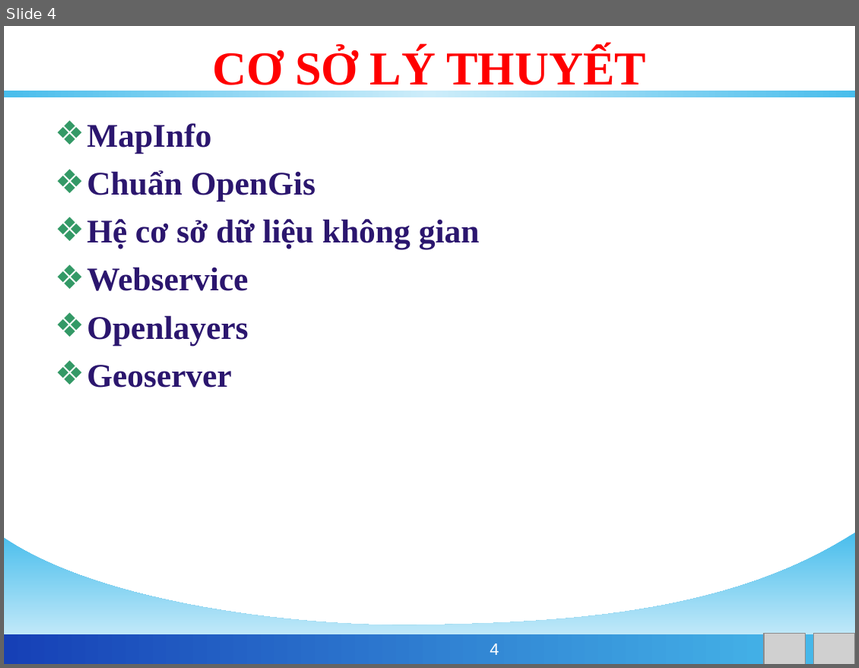
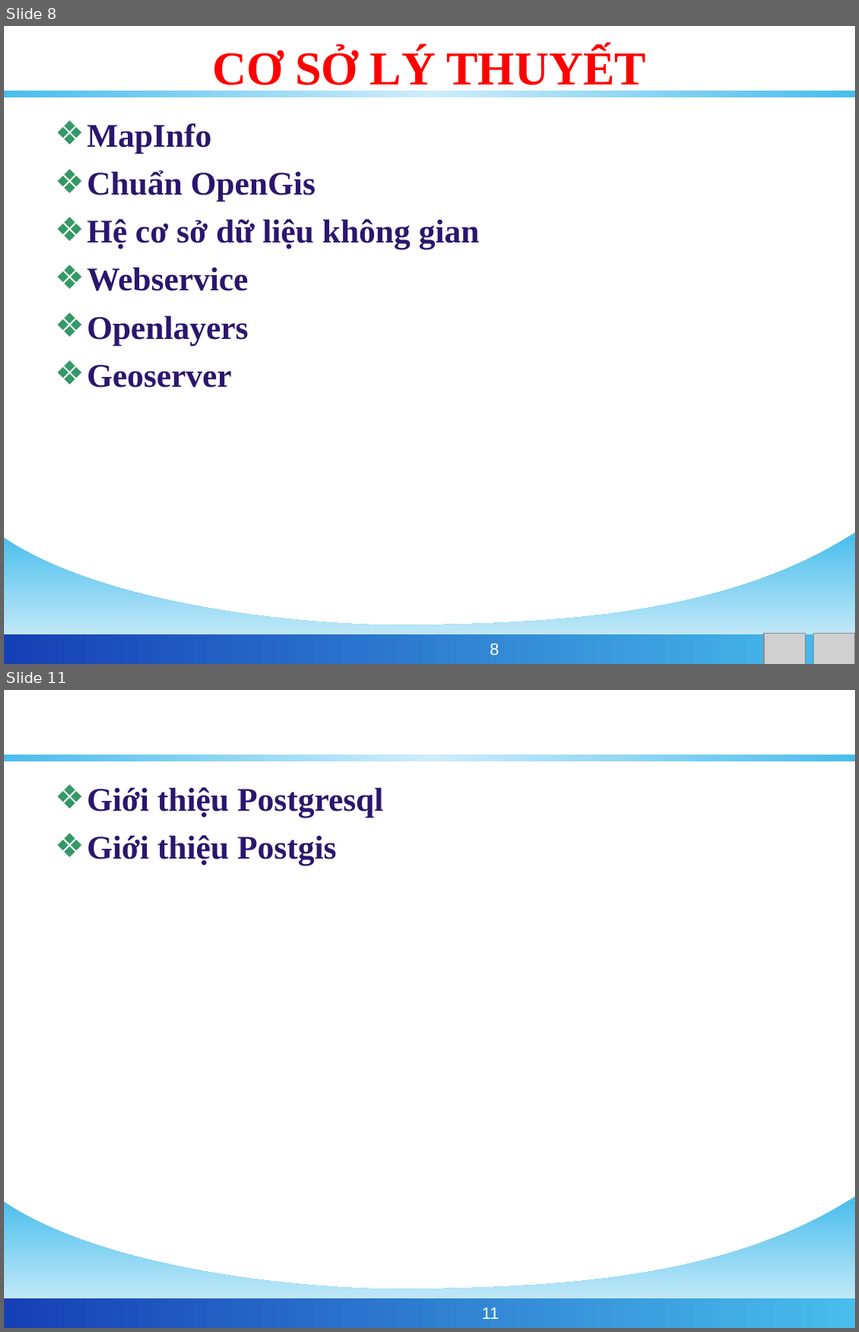
Before and after one commit to phamngsinh/cantho-webgis, a slide deck: Document/Bao Cao/BaoCaoLuanVan.ppt. Shown one above the other, each under a label of ours: slide 4 before the commit, slides 8 and 11 after it; the slides between them are not shown. The pictures are 859x668 and 859x1332 pixels, drawn with LibreOffice and Linux fonts; fonts in the diff are those of the drawing; grey boxes stand for pictures; background and template pictures are left out. Boxes give left, top, right and bottom in pixels: in the first picture for what was removed or moved away, otherwise in the second. Text is boxed around its words. In the diff, an @@ line names an element or a change of style, - is before the commit and + after.

```diff
--- a/Document/Bao Cao/BaoCaoLuanVan.ppt
+++ b/Document/Bao Cao/BaoCaoLuanVan.ppt
@@ slide 11 added at <box>4,690,855,1328</box>, background #FFFFFF; not listed: 3 template elements that a slide beside it also shows @@
@@ title added at <box>47,704,813,756</box>, 32 pt, text #FFFFFF, bold @@
+POSTGIS
@@ text added at <box>87,787,383,866</box>, 28 pt, text #2B166E, bold @@
+❖ Giới thiệu Postgresql
+❖ Giới thiệu Postgis
@@ page number added at <box>482,1308,500,1319</box>, 14 pt, text #FFFFFF @@
+11
@@ what was slide 4 is now slide 8 @@
@@ page number at <box>490,644,499,655</box>: text changed @@
-4
+8
```
Also in this commit, not shown: 4 slides changed, 13 other slides added, 1 slide removed.
